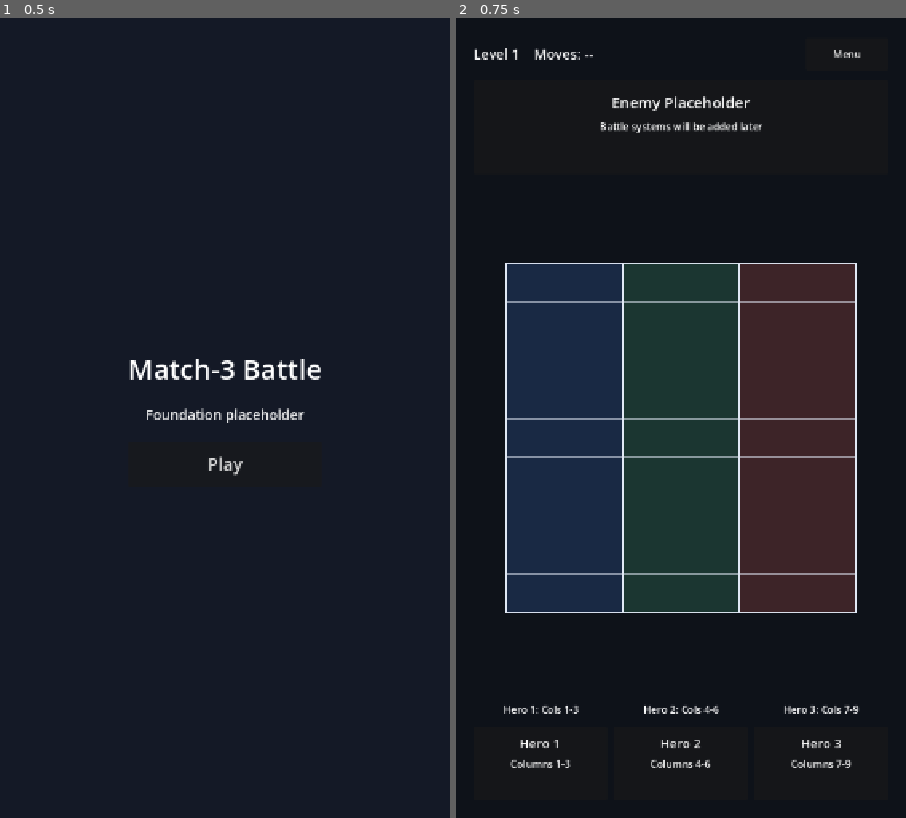
Above: before the commit, frames 1-2 (left to right).
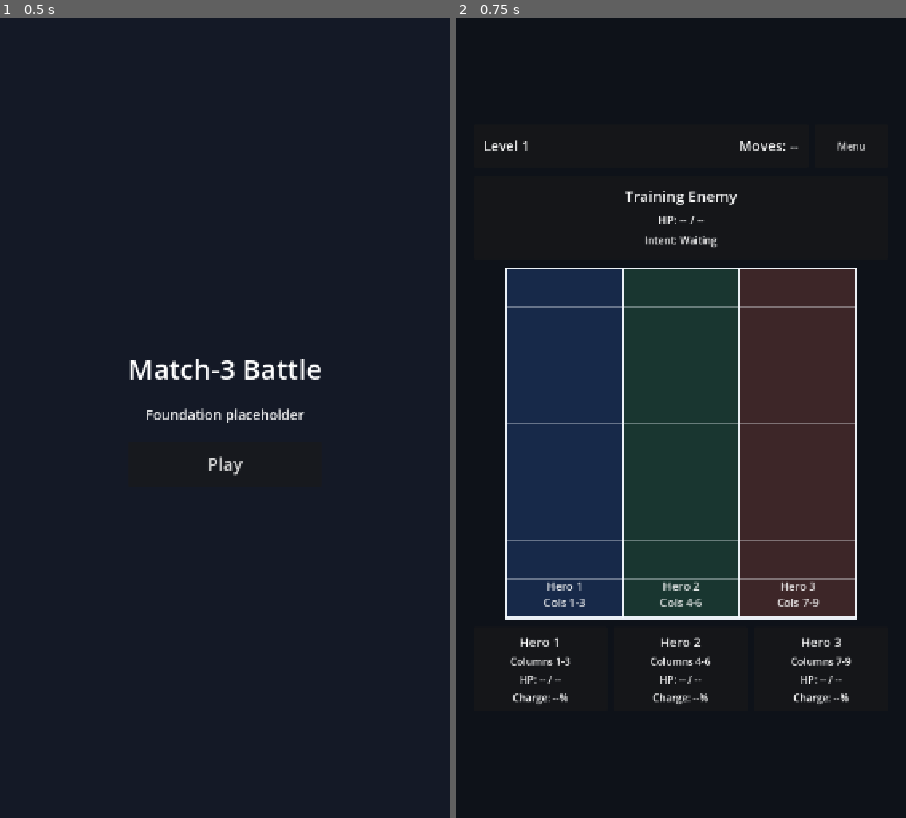
Above: after the commit, the same moments.

Repository: StanisRyz/tri-v-ryad
Game: Godot game, scene res://scenes/app/App.tscn
Same seed, same stepped clock (60 frames per second), same inputs: the game is played once before the commit and once after it.
Inputs:
- Up to frame 1 (0.5 s): no input
- Up to frame 2 (0.75 s): click "Play" at 0.5 s

Frame 1 is identical in both runs. In frame 2, 5.9% of the frame differs, in the area x 4-91%, y 3-94%.

Commit message:
Battle screen layout foundation

Diff:
--- a/scenes/screens/GameScreen.tscn
+++ b/scenes/screens/GameScreen.tscn
@@ -1,9 +1,10 @@
-[gd_scene load_steps=5 format=3 uid="uid://dsqit1j6lh7mq"]
+[gd_scene load_steps=6 format=3 uid="uid://dsqit1j6lh7mq"]
 
 [ext_resource type="Script" path="res://scripts/screens/game_screen.gd" id="1_jyptq"]
-[ext_resource type="PackedScene" path="res://scenes/ui/EnemyPanelPlaceholder.tscn" id="2_vd3t4"]
-[ext_resource type="PackedScene" path="res://scenes/ui/BoardPlaceholder.tscn" id="3_tia7a"]
-[ext_resource type="PackedScene" path="res://scenes/ui/HeroCardPlaceholder.tscn" id="4_0ahsg"]
+[ext_resource type="PackedScene" path="res://scenes/ui/BattleHud.tscn" id="2_2dfvm"]
+[ext_resource type="PackedScene" path="res://scenes/ui/EnemyPanel.tscn" id="3_746sx"]
+[ext_resource type="PackedScene" path="res://scenes/ui/BoardFrame.tscn" id="4_f7wwi"]
+[ext_resource type="PackedScene" path="res://scenes/ui/HeroPartyPanel.tscn" id="5_uw1i4"]
 
 [node name="GameScreen" type="Control"]
 layout_mode = 3
@@ -31,82 +32,46 @@
 grow_horizontal = 2
 grow_vertical = 2
 theme_override_constants/margin_left = 28
-theme_override_constants/margin_top = 32
+theme_override_constants/margin_top = 28
 theme_override_constants/margin_right = 28
 theme_override_constants/margin_bottom = 28
 
-[node name="RootLayout" type="VBoxContainer" parent="SafeMargin"]
-layout_mode = 2
-theme_override_constants/separation = 16
-
-[node name="TopBar" type="HBoxContainer" parent="SafeMargin/RootLayout"]
+[node name="BattleCenter" type="CenterContainer" parent="SafeMargin"]
 layout_mode = 2
 
-[node name="HudLabel" type="Label" parent="SafeMargin/RootLayout/TopBar"]
+[node name="BattleRoot" type="VBoxContainer" parent="SafeMargin/BattleCenter"]
+unique_name_in_owner = true
+custom_minimum_size = Vector2(664, 0)
+layout_mode = 2
+theme_override_constants/separation = 14
+
+[node name="TopBar" type="HBoxContainer" parent="SafeMargin/BattleCenter/BattleRoot"]
+layout_mode = 2
+theme_override_constants/separation = 10
+
+[node name="BattleHud" parent="SafeMargin/BattleCenter/BattleRoot/TopBar" instance=ExtResource("2_2dfvm")]
+unique_name_in_owner = true
 layout_mode = 2
 size_flags_horizontal = 3
-theme_override_font_sizes/font_size = 22
-text = "Level 1    Moves: --"
 
-[node name="MenuButton" type="Button" parent="SafeMargin/RootLayout/TopBar"]
+[node name="MenuButton" type="Button" parent="SafeMargin/BattleCenter/BattleRoot/TopBar"]
 unique_name_in_owner = true
-custom_minimum_size = Vector2(132, 52)
+custom_minimum_size = Vector2(118, 70)
 layout_mode = 2
 text = "Menu"
 
-[node name="EnemyPanel" parent="SafeMargin/RootLayout" instance=ExtResource("2_vd3t4")]
-custom_minimum_size = Vector2(0, 150)
+[node name="EnemyPanel" parent="SafeMargin/BattleCenter/BattleRoot" instance=ExtResource("3_746sx")]
+unique_name_in_owner = true
 layout_mode = 2
 
-[node name="BoardArea" type="CenterContainer" parent="SafeMargin/RootLayout"]
+[node name="BoardArea" type="CenterContainer" parent="SafeMargin/BattleCenter/BattleRoot"]
 layout_mode = 2
 size_flags_vertical = 3
 
-[node name="BoardPlaceholder" parent="SafeMargin/RootLayout/BoardArea" instance=ExtResource("3_tia7a")]
+[node name="BoardFrame" parent="SafeMargin/BattleCenter/BattleRoot/BoardArea" instance=ExtResource("4_f7wwi")]
+unique_name_in_owner = true
 layout_mode = 2
-size_flags_horizontal = 3
-size_flags_vertical = 3
 
-[node name="LaneLegend" type="HBoxContainer" parent="SafeMargin/RootLayout"]
+[node name="HeroPartyPanel" parent="SafeMargin/BattleCenter/BattleRoot" instance=ExtResource("5_uw1i4")]
+unique_name_in_owner = true
 layout_mode = 2
-theme_override_constants/separation = 8
-
-[node name="Lane1Label" type="Label" parent="SafeMargin/RootLayout/LaneLegend"]
-layout_mode = 2
-size_flags_horizontal = 3
-text = "Hero 1: Cols 1-3"
-horizontal_alignment = 1
-
-[node name="Lane2Label" type="Label" parent="SafeMargin/RootLayout/LaneLegend"]
-layout_mode = 2
-size_flags_horizontal = 3
-text = "Hero 2: Cols 4-6"
-horizontal_alignment = 1
-
-[node name="Lane3Label" type="Label" parent="SafeMargin/RootLayout/LaneLegend"]
-layout_mode = 2
-size_flags_horizontal = 3
-text = "Hero 3: Cols 7-9"
-horizontal_alignment = 1
-
-[node name="HeroCards" type="HBoxContainer" parent="SafeMargin/RootLayout"]
-layout_mode = 2
-theme_override_constants/separation = 10
-
-[node name="HeroCard1" parent="SafeMargin/RootLayout/HeroCards" instance=ExtResource("4_0ahsg")]
-layout_mode = 2
-size_flags_horizontal = 3
-hero_name = "Hero 1"
-lane_text = "Columns 1-3"
-
-[node name="HeroCard2" parent="SafeMargin/RootLayout/HeroCards" instance=ExtResource("4_0ahsg")]
-layout_mode = 2
-size_flags_horizontal = 3
-hero_name = "Hero 2"
-lane_text = "Columns 4-6"
-
-[node name="HeroCard3" parent="SafeMargin/RootLayout/HeroCards" instance=ExtResource("4_0ahsg")]
-layout_mode = 2
-size_flags_horizontal = 3
-hero_name = "Hero 3"
-lane_text = "Columns 7-9"
--- /dev/null
+++ b/scenes/ui/BattleHud.tscn
@@ -0,0 +1,35 @@
+[gd_scene load_steps=2 format=3 uid="uid://dgyetmlb8yxxp"]
+
+[ext_resource type="Script" path="res://scripts/ui/battle_hud.gd" id="1_44ljq"]
+
+[node name="BattleHud" type="PanelContainer"]
+custom_minimum_size = Vector2(0, 70)
+offset_right = 664.0
+offset_bottom = 70.0
+script = ExtResource("1_44ljq")
+
+[node name="Margin" type="MarginContainer" parent="."]
+layout_mode = 2
+theme_override_constants/margin_left = 16
+theme_override_constants/margin_top = 10
+theme_override_constants/margin_right = 16
+theme_override_constants/margin_bottom = 10
+
+[node name="Values" type="HBoxContainer" parent="Margin"]
+layout_mode = 2
+theme_override_constants/separation = 12
+
+[node name="LevelLabel" type="Label" parent="Margin/Values"]
+unique_name_in_owner = true
+layout_mode = 2
+size_flags_horizontal = 3
+theme_override_font_sizes/font_size = 22
+text = "Level 1"
+
+[node name="MovesLabel" type="Label" parent="Margin/Values"]
+unique_name_in_owner = true
+layout_mode = 2
+size_flags_horizontal = 3
+theme_override_font_sizes/font_size = 22
+text = "Moves: --"
+horizontal_alignment = 2
--- /dev/null
+++ b/scenes/ui/BoardFrame.tscn
@@ -0,0 +1,11 @@
+[gd_scene load_steps=2 format=3 uid="uid://c3c402kgdf7tv"]
+
+[ext_resource type="Script" path="res://scripts/ui/board_frame.gd" id="1_mijvn"]
+
+[node name="BoardFrame" type="Control"]
+custom_minimum_size = Vector2(560, 560)
+layout_mode = 3
+anchors_preset = 0
+size_flags_horizontal = 4
+size_flags_vertical = 4
+script = ExtResource("1_mijvn")
--- a/scenes/ui/BoardPlaceholder.tscn
+++ /dev/null
@@ -1,9 +0,0 @@
-[gd_scene load_steps=2 format=3 uid="uid://bdlr4v7qctktx"]
-
-[ext_resource type="Script" path="res://scripts/ui/board_placeholder.gd" id="1_yby43"]
-
-[node name="BoardPlaceholder" type="Control"]
-custom_minimum_size = Vector2(560, 560)
-layout_mode = 3
-anchors_preset = 0
-script = ExtResource("1_yby43")
--- /dev/null
+++ b/scenes/ui/EnemyPanel.tscn
@@ -0,0 +1,41 @@
+[gd_scene load_steps=2 format=3 uid="uid://bfo3m71bj6cub"]
+
+[ext_resource type="Script" path="res://scripts/ui/enemy_panel.gd" id="1_5dnth"]
+
+[node name="EnemyPanel" type="PanelContainer"]
+custom_minimum_size = Vector2(0, 132)
+offset_right = 664.0
+offset_bottom = 132.0
+script = ExtResource("1_5dnth")
+
+[node name="Margin" type="MarginContainer" parent="."]
+layout_mode = 2
+theme_override_constants/margin_left = 18
+theme_override_constants/margin_top = 14
+theme_override_constants/margin_right = 18
+theme_override_constants/margin_bottom = 14
+
+[node name="Text" type="VBoxContainer" parent="Margin"]
+layout_mode = 2
+theme_override_constants/separation = 8
+
+[node name="EnemyNameLabel" type="Label" parent="Margin/Text"]
+unique_name_in_owner = true
+layout_mode = 2
+theme_override_font_sizes/font_size = 24
+text = "Training Enemy"
+horizontal_alignment = 1
+
+[node name="EnemyHpLabel" type="Label" parent="Margin/Text"]
+unique_name_in_owner = true
+layout_mode = 2
+theme_override_font_sizes/font_size = 18
+text = "HP: -- / --"
+horizontal_alignment = 1
+
+[node name="EnemyIntentLabel" type="Label" parent="Margin/Text"]
+unique_name_in_owner = true
+layout_mode = 2
+text = "Intent: Waiting"
+horizontal_alignment = 1
+autowrap_mode = 3
--- a/scenes/ui/EnemyPanelPlaceholder.tscn
+++ /dev/null
@@ -1,34 +0,0 @@
-[gd_scene load_steps=2 format=3 uid="uid://cwml50ydq125o"]
-
-[ext_resource type="Script" path="res://scripts/ui/enemy_panel_placeholder.gd" id="1_v4lbs"]
-
-[node name="EnemyPanelPlaceholder" type="PanelContainer"]
-custom_minimum_size = Vector2(0, 150)
-offset_right = 664.0
-offset_bottom = 150.0
-script = ExtResource("1_v4lbs")
-
-[node name="Margin" type="MarginContainer" parent="."]
-layout_mode = 2
-theme_override_constants/margin_left = 18
-theme_override_constants/margin_top = 18
-theme_override_constants/margin_right = 18
-theme_override_constants/margin_bottom = 18
-
-[node name="Text" type="VBoxContainer" parent="Margin"]
-layout_mode = 2
-theme_override_constants/separation = 10
-
-[node name="EnemyTitleLabel" type="Label" parent="Margin/Text"]
-unique_name_in_owner = true
-layout_mode = 2
-theme_override_font_sizes/font_size = 24
-text = "Enemy Placeholder"
-horizontal_alignment = 1
-
-[node name="EnemyStatusLabel" type="Label" parent="Margin/Text"]
-unique_name_in_owner = true
-layout_mode = 2
-text = "Battle systems will be added later"
-horizontal_alignment = 1
-autowrap_mode = 3
--- /dev/null
+++ b/scenes/ui/HeroCard.tscn
@@ -0,0 +1,46 @@
+[gd_scene load_steps=2 format=3 uid="uid://mrauy16mksx8"]
+
+[ext_resource type="Script" path="res://scripts/ui/hero_card.gd" id="1_1oy7n"]
+
+[node name="HeroCard" type="PanelContainer"]
+custom_minimum_size = Vector2(0, 132)
+offset_right = 210.0
+offset_bottom = 132.0
+script = ExtResource("1_1oy7n")
+
+[node name="Margin" type="MarginContainer" parent="."]
+layout_mode = 2
+theme_override_constants/margin_left = 10
+theme_override_constants/margin_top = 10
+theme_override_constants/margin_right = 10
+theme_override_constants/margin_bottom = 10
+
+[node name="Text" type="VBoxContainer" parent="Margin"]
+layout_mode = 2
+theme_override_constants/separation = 6
+
+[node name="HeroNameLabel" type="Label" parent="Margin/Text"]
+unique_name_in_owner = true
+layout_mode = 2
+theme_override_font_sizes/font_size = 20
+text = "Hero"
+horizontal_alignment = 1
+
+[node name="LaneLabel" type="Label" parent="Margin/Text"]
+unique_name_in_owner = true
+layout_mode = 2
+text = "Columns 1-3"
+horizontal_alignment = 1
+autowrap_mode = 3
+
+[node name="HpLabel" type="Label" parent="Margin/Text"]
+unique_name_in_owner = true
+layout_mode = 2
+text = "HP: -- / --"
+horizontal_alignment = 1
+
+[node name="ChargeLabel" type="Label" parent="Margin/Text"]
+unique_name_in_owner = true
+layout_mode = 2
+text = "Charge: --%"
+horizontal_alignment = 1
--- a/scenes/ui/HeroCardPlaceholder.tscn
+++ /dev/null
@@ -1,34 +0,0 @@
-[gd_scene load_steps=2 format=3 uid="uid://9um14mvuct4p"]
-
-[ext_resource type="Script" path="res://scripts/ui/hero_card_placeholder.gd" id="1_42v1y"]
-
-[node name="HeroCardPlaceholder" type="PanelContainer"]
-custom_minimum_size = Vector2(0, 118)
-offset_right = 190.0
-offset_bottom = 118.0
-script = ExtResource("1_42v1y")
-
-[node name="Margin" type="MarginContainer" parent="."]
-layout_mode = 2
-theme_override_constants/margin_left = 12
-theme_override_constants/margin_top = 12
-theme_override_constants/margin_right = 12
-theme_override_constants/margin_bottom = 12
-
-[node name="Text" type="VBoxContainer" parent="Margin"]
-layout_mode = 2
-theme_override_constants/separation = 8
-
-[node name="HeroNameLabel" type="Label" parent="Margin/Text"]
-unique_name_in_owner = true
-layout_mode = 2
-theme_override_font_sizes/font_size = 20
-text = "Hero"
-horizontal_alignment = 1
-
-[node name="LaneLabel" type="Label" parent="Margin/Text"]
-unique_name_in_owner = true
-layout_mode = 2
-text = "Columns 1-3"
-horizontal_alignment = 1
-autowrap_mode = 3
--- /dev/null
+++ b/scenes/ui/HeroPartyPanel.tscn
@@ -0,0 +1,34 @@
+[gd_scene load_steps=3 format=3 uid="uid://b5kfq68o6t8tf"]
+
+[ext_resource type="Script" path="res://scripts/ui/hero_party_panel.gd" id="1_o2sxj"]
+[ext_resource type="PackedScene" path="res://scenes/ui/HeroCard.tscn" id="2_1lc85"]
+
+[node name="HeroPartyPanel" type="HBoxContainer"]
+offset_right = 664.0
+offset_bottom = 132.0
+theme_override_constants/separation = 10
+script = ExtResource("1_o2sxj")
+
+[node name="HeroCard1" parent="." instance=ExtResource("2_1lc85")]
+layout_mode = 2
+size_flags_horizontal = 3
+hero_name = "Hero 1"
+lane_text = "Columns 1-3"
+hp_text = "HP: -- / --"
+charge_text = "Charge: --%"
+
+[node name="HeroCard2" parent="." instance=ExtResource("2_1lc85")]
+layout_mode = 2
+size_flags_horizontal = 3
+hero_name = "Hero 2"
+lane_text = "Columns 4-6"
+hp_text = "HP: -- / --"
+charge_text = "Charge: --%"
+
+[node name="HeroCard3" parent="." instance=ExtResource("2_1lc85")]
+layout_mode = 2
+size_flags_horizontal = 3
+hero_name = "Hero 3"
+lane_text = "Columns 7-9"
+hp_text = "HP: -- / --"
+charge_text = "Charge: --%"
--- /dev/null
+++ b/scripts/app/layout_manager.gd
@@ -0,0 +1,43 @@
+extends RefCounted
+class_name LayoutManager
+
+signal layout_changed(mode: int)
+
+const PORTRAIT := 0
+const LANDSCAPE := 1
+
+var _viewport: Viewport
+var _current_mode := PORTRAIT
+
+
+func _init(viewport: Viewport) -> void:
+	_viewport = viewport
+	_current_mode = get_layout_mode()
+
+	if _viewport != null:
+		_viewport.size_changed.connect(_on_viewport_size_changed)
+
+
+func get_layout_mode() -> int:
+	if _viewport == null:
+		return PORTRAIT
+
+	var viewport_size := _viewport.get_visible_rect().size
+	return LANDSCAPE if viewport_size.x > viewport_size.y else PORTRAIT
+
+
+func is_portrait() -> bool:
+	return get_layout_mode() == PORTRAIT
+
+
+func is_landscape() -> bool:
+	return get_layout_mode() == LANDSCAPE
+
+
+func _on_viewport_size_changed() -> void:
+	var new_mode := get_layout_mode()
+	if new_mode == _current_mode:
+		return
+
+	_current_mode = new_mode
+	layout_changed.emit(_current_mode)
--- a/scripts/screens/game_screen.gd
+++ b/scripts/screens/game_screen.gd
@@ -3,11 +3,63 @@
 signal back_pressed
 
 @onready var menu_button: Button = %MenuButton
+@onready var battle_root: VBoxContainer = %BattleRoot
+@onready var battle_hud: PanelContainer = %BattleHud
+@onready var enemy_panel: PanelContainer = %EnemyPanel
+@onready var board_frame: Control = %BoardFrame
+@onready var hero_party_panel: HBoxContainer = %HeroPartyPanel
 
+var _layout_manager: LayoutManager
 
 func _ready() -> void:
-	menu_button.pressed.connect(_on_menu_button_pressed)
+	if not menu_button.pressed.is_connected(_on_menu_button_pressed):
+		menu_button.pressed.connect(_on_menu_button_pressed)
+
+	_layout_manager = LayoutManager.new(get_viewport())
+	_layout_manager.layout_changed.connect(_on_layout_changed)
+
+	_refresh_placeholder_data()
+	_apply_layout(_layout_manager.get_layout_mode())
 
 
 func _on_menu_button_pressed() -> void:
 	back_pressed.emit()
+
+
+func _on_layout_changed(mode: int) -> void:
+	_apply_layout(mode)
+
+
+func _apply_layout(mode: int) -> void:
+	if mode == LayoutManager.LANDSCAPE:
+		_apply_landscape_layout()
+	else:
+		_apply_portrait_layout()
+
+
+func _apply_portrait_layout() -> void:
+	battle_root.custom_minimum_size = Vector2(664, 0)
+	battle_root.add_theme_constant_override("separation", 14)
+	menu_button.custom_minimum_size = Vector2(118, 70)
+	battle_hud.custom_minimum_size = Vector2(0, 70)
+	enemy_panel.custom_minimum_size = Vector2(0, 132)
+	board_frame.custom_minimum_size = Vector2(560, 560)
+	hero_party_panel.custom_minimum_size = Vector2(0, 132)
+
+
+func _apply_landscape_layout() -> void:
+	battle_root.custom_minimum_size = Vector2(560, 0)
+	battle_root.add_theme_constant_override("separation", 10)
+	menu_button.custom_minimum_size = Vector2(104, 52)
+	battle_hud.custom_minimum_size = Vector2(0, 52)
+	enemy_panel.custom_minimum_size = Vector2(0, 92)
+	board_frame.custom_minimum_size = Vector2(320, 320)
+	hero_party_panel.custom_minimum_size = Vector2(0, 96)
+
+
+func _refresh_placeholder_data() -> void:
+	if battle_hud.has_method("set_placeholder_values"):
+		battle_hud.set_placeholder_values("Level 1", "Moves: --")
+
+	if enemy_panel.has_method("set_placeholder_values"):
+		enemy_panel.set_placeholder_values("Training Enemy", "HP: -- / --", "Intent: Waiting")
--- /dev/null
+++ b/scripts/ui/battle_hud.gd
@@ -0,0 +1,13 @@
+extends PanelContainer
+
+@onready var level_label: Label = %LevelLabel
+@onready var moves_label: Label = %MovesLabel
+
+
+func _ready() -> void:
+	set_placeholder_values("Level 1", "Moves: --")
+
+
+func set_placeholder_values(level_text: String, moves_text: String) -> void:
+	level_label.text = level_text
+	moves_label.text = moves_text
--- /dev/null
+++ b/scripts/ui/board_frame.gd
@@ -0,0 +1,63 @@
+extends Control
+
+const COLUMNS := 9
+const ROWS := 9
+const HERO_LANE_WIDTH := 3
+
+var _lane_colors: Array[Color] = [
+	Color(0.16, 0.34, 0.64, 0.32),
+	Color(0.18, 0.50, 0.34, 0.32),
+	Color(0.62, 0.30, 0.24, 0.32),
+]
+
+
+func _ready() -> void:
+	custom_minimum_size = Vector2(560, 560)
+
+
+func _notification(what: int) -> void:
+	if what == NOTIFICATION_RESIZED:
+		queue_redraw()
+
+
+func _draw() -> void:
+	var board_size: float = minf(size.x, size.y)
+	var origin: Vector2 = (size - Vector2.ONE * board_size) * 0.5
+	var cell_size: float = board_size / float(COLUMNS)
+	var board_rect := Rect2(origin, Vector2.ONE * board_size)
+
+	draw_rect(board_rect, Color(0.06, 0.08, 0.12, 1.0), true)
+
+	for lane_index in range(3):
+		var lane_rect := Rect2(
+			origin + Vector2(cell_size * HERO_LANE_WIDTH * lane_index, 0.0),
+			Vector2(cell_size * HERO_LANE_WIDTH, board_size)
+		)
+		draw_rect(lane_rect, _lane_colors[lane_index], true)
+
+	for column in range(COLUMNS + 1):
+		var x: float = origin.x + cell_size * column
+		var is_lane_separator := column == 3 or column == 6
+		var is_outer_edge := column == 0 or column == COLUMNS
+		var line_width := 4.0 if is_lane_separator or is_outer_edge else 1.0
+		var line_color := Color(0.96, 0.98, 1.0, 0.95) if is_lane_separator or is_outer_edge else Color(0.96, 0.98, 1.0, 0.36)
+		draw_line(Vector2(x, origin.y), Vector2(x, origin.y + board_size), line_color, line_width)
+
+	for row in range(ROWS + 1):
+		var y: float = origin.y + cell_size * row
+		var line_width := 3.0 if row == 0 or row == ROWS else 1.0
+		var line_color := Color(0.96, 0.98, 1.0, 0.95) if row == 0 or row == ROWS else Color(0.96, 0.98, 1.0, 0.36)
+		draw_line(Vector2(origin.x, y), Vector2(origin.x + board_size, y), line_color, line_width)
+
+	_draw_lane_labels(origin, cell_size, board_size)
+
+
+func _draw_lane_labels(origin: Vector2, cell_size: float, board_size: float) -> void:
+	var labels := ["Hero 1\nCols 1-3", "Hero 2\nCols 4-6", "Hero 3\nCols 7-9"]
+	var font := ThemeDB.fallback_font
+	var font_size := 18
+
+	for lane_index in range(3):
+		var center_x := origin.x + cell_size * (float(lane_index) * HERO_LANE_WIDTH + 1.5)
+		var label_position := Vector2(center_x - 52.0, origin.y + board_size - 44.0)
+		draw_multiline_string(font, label_position, labels[lane_index], HORIZONTAL_ALIGNMENT_CENTER, 104.0, font_size, 2, Color(1.0, 1.0, 1.0, 0.88))
--- a/scripts/ui/board_placeholder.gd
+++ /dev/null
@@ -1,46 +0,0 @@
-extends Control
-
-const COLUMNS := 9
-const ROWS := 9
-const HERO_LANE_WIDTH := 3
-
-var _lane_colors: Array[Color] = [
-	Color(0.18, 0.33, 0.58, 0.35),
-	Color(0.20, 0.48, 0.36, 0.35),
-	Color(0.58, 0.28, 0.26, 0.35),
-]
-
-
-func _ready() -> void:
-	custom_minimum_size = Vector2(560, 560)
-
-
-func _notification(what: int) -> void:
-	if what == NOTIFICATION_RESIZED:
-		queue_redraw()
-
-
-func _draw() -> void:
-	var board_size: float = minf(size.x, size.y)
-	var origin: Vector2 = (size - Vector2.ONE * board_size) * 0.5
-	var cell: float = board_size / float(COLUMNS)
-	var board_rect := Rect2(origin, Vector2.ONE * board_size)
-
-	for lane_index in range(3):
-		var lane_rect := Rect2(
-			origin + Vector2(cell * HERO_LANE_WIDTH * lane_index, 0.0),
-			Vector2(cell * HERO_LANE_WIDTH, board_size)
-		)
-		draw_rect(lane_rect, _lane_colors[lane_index], true)
-
-	draw_rect(board_rect, Color(0.92, 0.95, 1.0, 0.9), false, 3.0)
-
-	for column in range(COLUMNS + 1):
-		var x: float = origin.x + cell * column
-		var line_width := 3.0 if column % HERO_LANE_WIDTH == 0 else 1.0
-		var line_color := Color(0.88, 0.91, 0.96, 1.0) if column % HERO_LANE_WIDTH == 0 else Color(0.88, 0.91, 0.96, 0.55)
-		draw_line(Vector2(x, origin.y), Vector2(x, origin.y + board_size), line_color, line_width)
-
-	for row in range(ROWS + 1):
-		var y: float = origin.y + cell * row
-		draw_line(Vector2(origin.x, y), Vector2(origin.x + board_size, y), Color(0.88, 0.91, 0.96, 0.55), 1.0)
--- /dev/null
+++ b/scripts/ui/enemy_panel.gd
@@ -0,0 +1,15 @@
+extends PanelContainer
+
+@onready var enemy_name_label: Label = %EnemyNameLabel
+@onready var enemy_hp_label: Label = %EnemyHpLabel
+@onready var enemy_intent_label: Label = %EnemyIntentLabel
+
+
+func _ready() -> void:
+	set_placeholder_values("Training Enemy", "HP: -- / --", "Intent: Waiting")
+
+
+func set_placeholder_values(enemy_name: String, enemy_hp: String, enemy_intent: String) -> void:
+	enemy_name_label.text = enemy_name
+	enemy_hp_label.text = enemy_hp
+	enemy_intent_label.text = enemy_intent
--- a/scripts/ui/enemy_panel_placeholder.gd
+++ /dev/null
@@ -1,12 +0,0 @@
-extends PanelContainer
-
-@export var enemy_title := "Enemy Placeholder"
-@export var enemy_status := "Battle systems will be added later"
-
-@onready var enemy_title_label: Label = %EnemyTitleLabel
-@onready var enemy_status_label: Label = %EnemyStatusLabel
-
-
-func _ready() -> void:
-	enemy_title_label.text = enemy_title
-	enemy_status_label.text = enemy_status
--- a/scripts/ui/hero_card_placeholder.gd
+++ b/scripts/ui/hero_card.gd
@@ -2,11 +2,21 @@
 
 @export var hero_name := "Hero"
 @export var lane_text := "Columns 1-3"
+@export var hp_text := "HP: -- / --"
+@export var charge_text := "Charge: --%"
 
 @onready var hero_name_label: Label = %HeroNameLabel
 @onready var lane_label: Label = %LaneLabel
+@onready var hp_label: Label = %HpLabel
+@onready var charge_label: Label = %ChargeLabel
 
 
 func _ready() -> void:
+	refresh()
+
+
+func refresh() -> void:
 	hero_name_label.text = hero_name
 	lane_label.text = lane_text
+	hp_label.text = hp_text
+	charge_label.text = charge_text
--- /dev/null
+++ b/scripts/ui/hero_party_panel.gd
@@ -0,0 +1,11 @@
+extends HBoxContainer
+
+
+func _ready() -> void:
+	_refresh_cards()
+
+
+func _refresh_cards() -> void:
+	for child in get_children():
+		if child.has_method("refresh"):
+			child.refresh()
Not shown, added: scripts/app/layout_manager.gd.uid
Not shown, added: scripts/ui/battle_hud.gd.uid
Not shown, added: scripts/ui/board_frame.gd.uid
Not shown, removed: scripts/ui/board_placeholder.gd.uid
Not shown, added: scripts/ui/enemy_panel.gd.uid
Not shown, removed: scripts/ui/enemy_panel_placeholder.gd.uid
Not shown, added: scripts/ui/hero_card.gd.uid
Not shown, removed: scripts/ui/hero_card_placeholder.gd.uid
Not shown, added: scripts/ui/hero_party_panel.gd.uid
Not shown, changed: AGENTS.md
Not shown, changed: docs/design/game_design_v0_1.md
